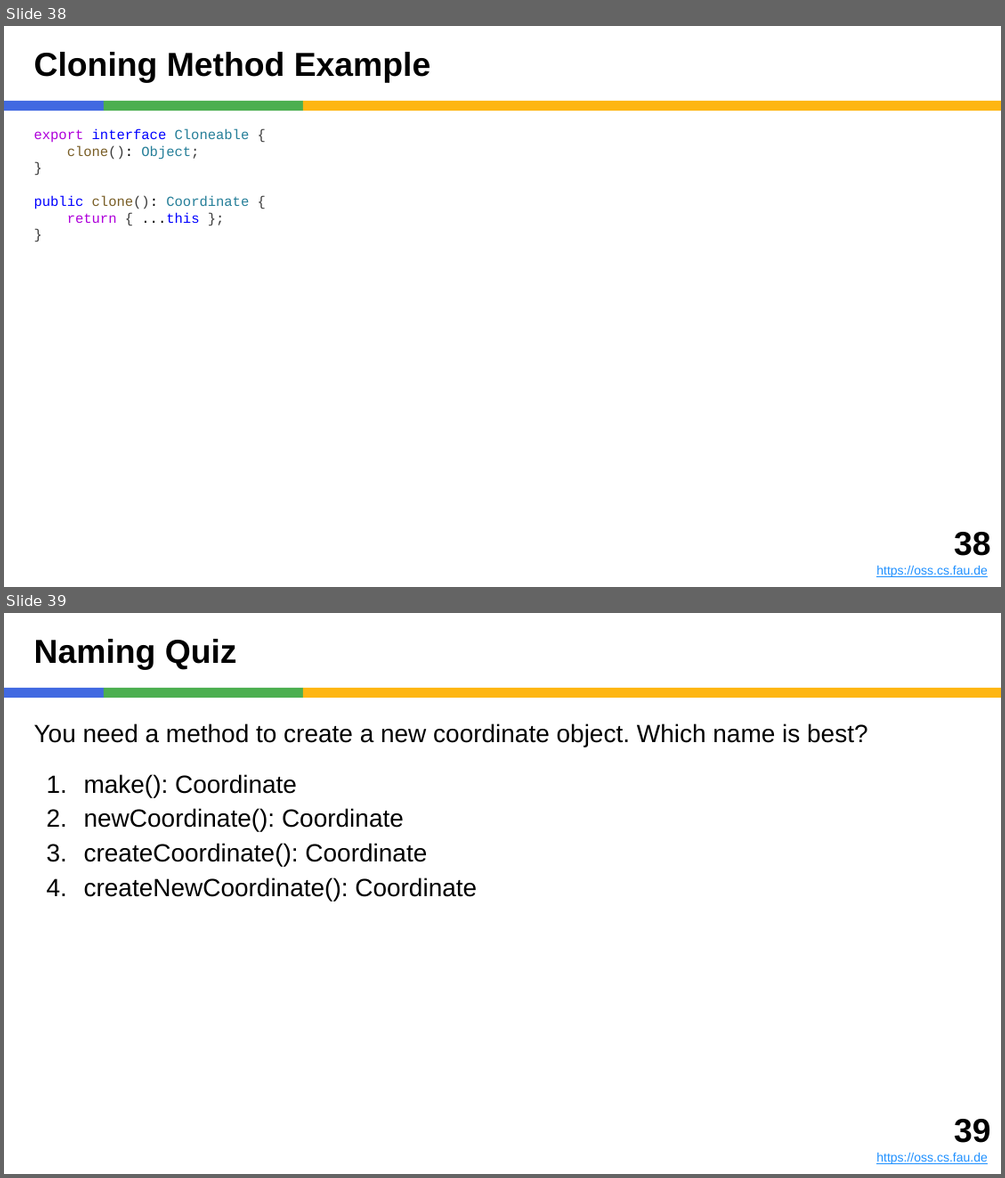
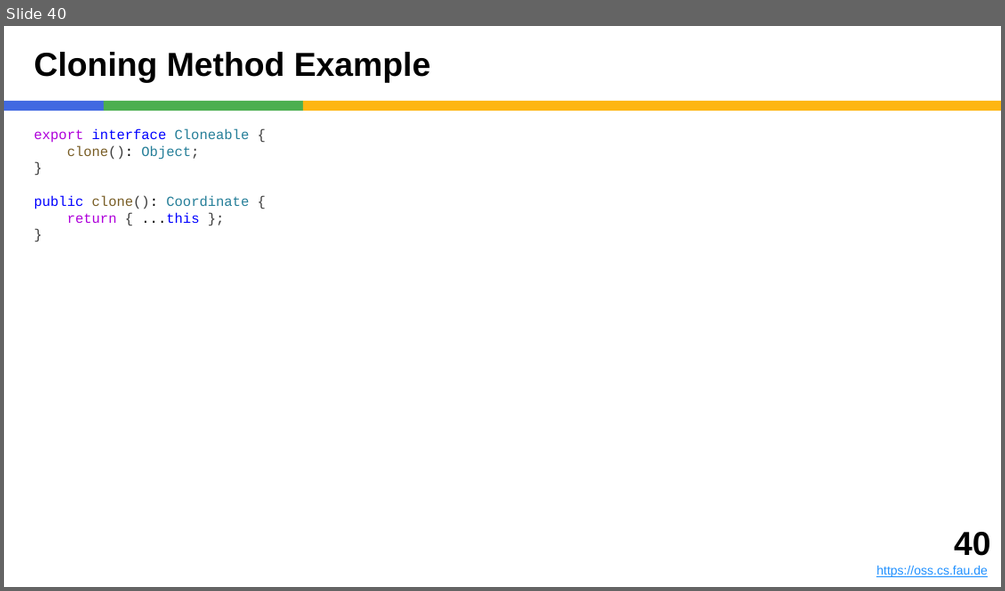
Before and after one commit to dirkriehle/adap-course, a slide deck: Lecture slides/ADAP B01 - Method Types and Properties.pptx. Shown one above the other, each under a label of ours: slides 38 and 39 before the commit, slide 40 after it. The pictures are 1005x1178 and 1005x591 pixels, drawn with LibreOffice and Linux fonts; fonts in the diff are those of the drawing. Boxes give left, top, right and bottom in pixels: in the first picture for what was removed or moved away, otherwise in the second. Text is boxed around its words. In the diff, an @@ line names an element or a change of style, - is before the commit and + after.

```diff
--- a/Lecture slides/ADAP B01 - Method Types and Properties.pptx
+++ b/Lecture slides/ADAP B01 - Method Types and Properties.pptx
@@ slide 39 removed at (4,613,1001,1174), background #FFFFFF; not listed: 3 template elements that a slide beside it also shows @@
@@ title removed at (34,639,237,670) @@
-Naming Quiz
@@ text removed at (34,723,867,900) @@
-You need a method to create a new coordinate object. Which name is best?
-1. make(): Coordinate
-2. newCoordinate(): Coordinate
-3. createCoordinate(): Coordinate
-4. createNewCoordinate(): Coordinate
@@ text removed at (876,1119,990,1164) @@
-39
-https://oss.cs.fau.de
@@ what was slide 38 is now slide 40 @@
@@ text at (954,532,990,556): text changed @@
-38
+40
```
Also in this commit, not shown: 4 slides changed, 2 slides added, 3 other slides removed, 5 other files.
